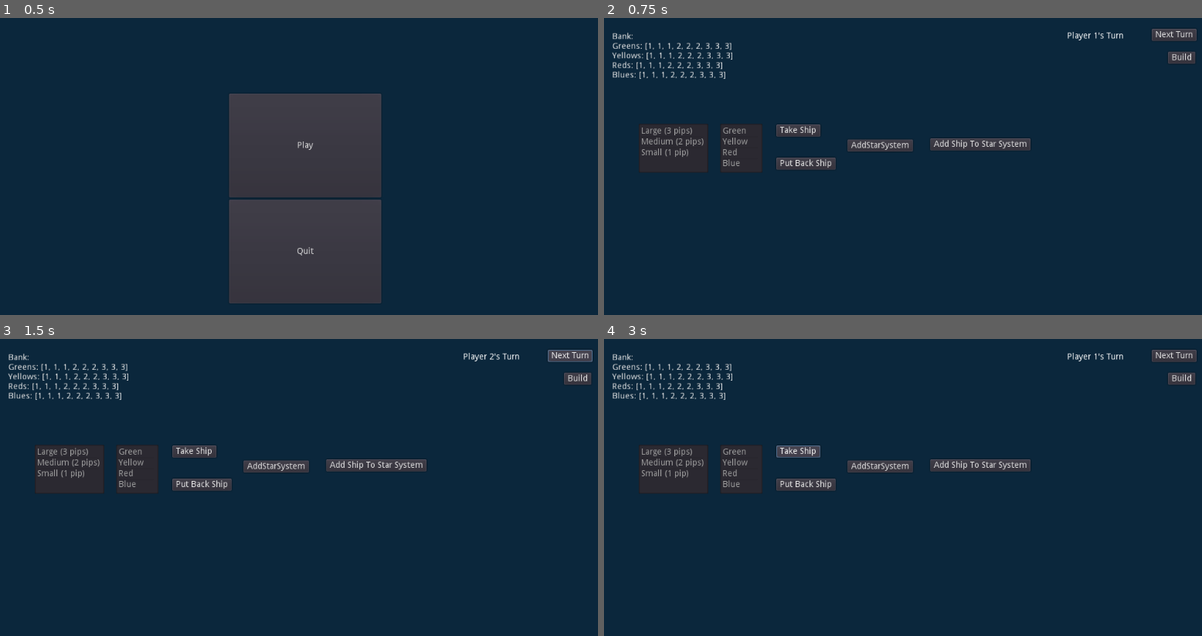
Above: before the commit, frames 1-4 (two rows, left to right).
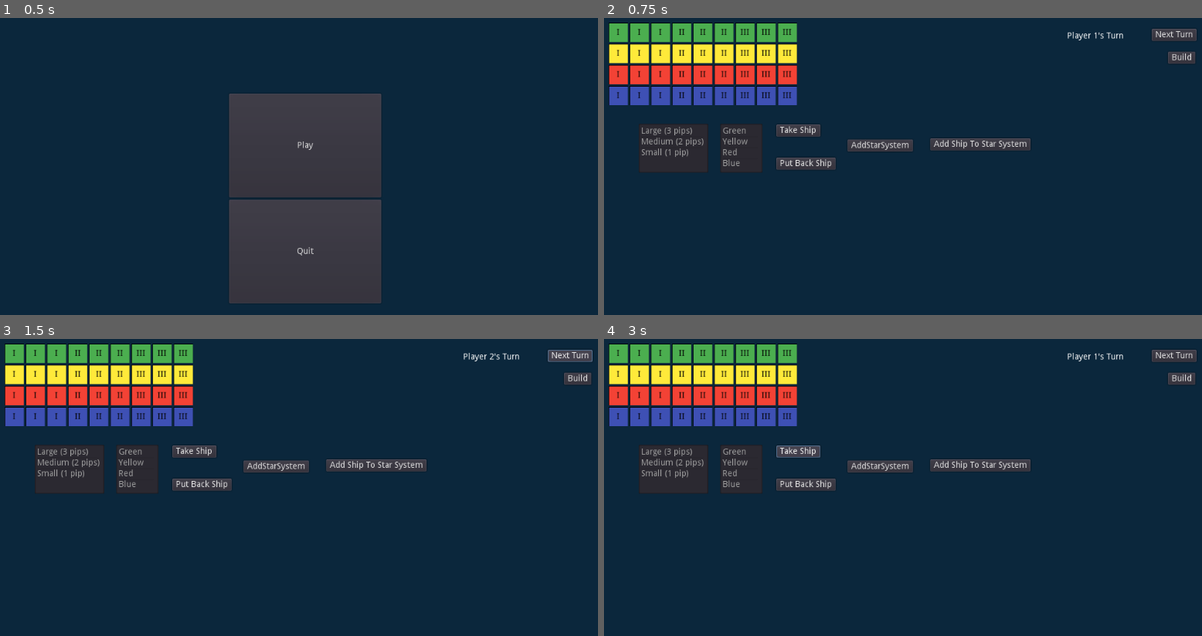
Above: after the commit, the same moments.

Repository: hamzasclone2/homeworlds
Game: Godot game, scene res://Scenes/MainMenu.tscn
The game is run twice, just before and just after one commit, with the same random seed, the same clock (stepped at 60 frames per second) and the same inputs.
Inputs:
- Up to frame 1 (0.5 s): no input
- Up to frame 2 (0.75 s): click "Play" at 0.5 s
- Up to frame 3 (1.5 s): click "Next Turn" at 1.25 s
- Up to frame 4 (3 s): click "Next Turn" at 2 s; click "Take Ship" at 2.75 s

Frame 1 is identical in both runs. In frame 2, 7.7% of the frame differs, in the area x 0-33%, y 1-30%; in frame 3, 7.7%; in frame 4, 7.7%.

Commit message:
added visual bank

Diff:
--- a/Scenes/Bank.tscn
+++ b/Scenes/Bank.tscn
@@ -4,47 +4,3 @@
 
 [node name="Bank" type="Node2D"]
 script = ExtResource( 1 )
-
-[node name="Label" type="Label" parent="."]
-margin_right = 40.0
-margin_bottom = 14.0
-text = "Bank:"
-__meta__ = {
-"_edit_use_anchors_": false
-}
-
-[node name="GreenLabel" type="Label" parent="."]
-margin_top = 16.0
-margin_right = 40.0
-margin_bottom = 30.0
-text = "Greens:"
-__meta__ = {
-"_edit_use_anchors_": false
-}
-
-[node name="YellowLabel" type="Label" parent="."]
-margin_top = 32.0
-margin_right = 50.0
-margin_bottom = 46.0
-text = "Yellows:"
-__meta__ = {
-"_edit_use_anchors_": false
-}
-
-[node name="RedLabel" type="Label" parent="."]
-margin_top = 48.0
-margin_right = 50.0
-margin_bottom = 62.0
-text = "Reds:"
-__meta__ = {
-"_edit_use_anchors_": false
-}
-
-[node name="BlueLabel" type="Label" parent="."]
-margin_top = 63.5
-margin_right = 50.0
-margin_bottom = 77.5
-text = "Blues:"
-__meta__ = {
-"_edit_use_anchors_": false
-}
--- /dev/null
+++ b/Scenes/BankSquare.gd
@@ -0,0 +1,45 @@
+extends Node2D
+
+onready var GreenSprite = get_node("GreenSprite")
+onready var YellowSprite = get_node("YellowSprite")
+onready var RedSprite = get_node("RedSprite")
+onready var BlueSprite = get_node("BlueSprite")
+onready var SizeLabel = get_node("SizeLabel")
+
+var color
+var size
+
+func init(inputColor, inputSize):
+	color = inputColor
+	size = inputSize
+
+	if(color == "Green"):
+		GreenSprite.visible = true
+		YellowSprite.visible = false
+		RedSprite.visible = false
+		BlueSprite.visible = false
+	elif(color == "Yellow"):
+		GreenSprite.visible = false
+		YellowSprite.visible = true
+		RedSprite.visible = false
+		BlueSprite.visible = false
+	elif(color == "Red"):
+		GreenSprite.visible = false
+		YellowSprite.visible = false
+		RedSprite.visible = true
+		BlueSprite.visible = false
+	elif(color == "Blue"):
+		GreenSprite.visible = false
+		YellowSprite.visible = false
+		RedSprite.visible = false
+		BlueSprite.visible = true
+
+	if(size == 1):
+		SizeLabel.text = "I"
+	elif(size == 2):
+		SizeLabel.text = "II"
+	elif(size == 3):
+		SizeLabel.text = "III"
+
+func _process(delta):
+	queue_free()
--- /dev/null
+++ b/Scenes/BankSquare.tscn
@@ -0,0 +1,45 @@
+[gd_scene load_steps=6 format=2]
+
+[ext_resource path="res://Images/redBankSquare.png" type="Texture" id=1]
+[ext_resource path="res://Images/greenBankSquare.png" type="Texture" id=2]
+[ext_resource path="res://Images/blueBankSquare.png" type="Texture" id=3]
+[ext_resource path="res://Images/yellowBankSquare.png" type="Texture" id=4]
+[ext_resource path="res://Scenes/BankSquare.gd" type="Script" id=5]
+
+[node name="BankSquare" type="Node2D"]
+script = ExtResource( 5 )
+
+[node name="GreenSprite" type="Sprite" parent="."]
+scale = Vector2( 0.5, 0.5 )
+texture = ExtResource( 2 )
+
+[node name="YellowSprite" type="Sprite" parent="."]
+visible = false
+scale = Vector2( 0.5, 0.5 )
+texture = ExtResource( 4 )
+
+[node name="RedSprite" type="Sprite" parent="."]
+visible = false
+scale = Vector2( 0.5, 0.5 )
+texture = ExtResource( 1 )
+
+[node name="BlueSprite" type="Sprite" parent="."]
+visible = false
+scale = Vector2( 0.5, 0.5 )
+texture = ExtResource( 3 )
+
+[node name="SizeLabel" type="Label" parent="."]
+modulate = Color( 0, 0, 0, 1 )
+anchor_left = 0.5
+anchor_top = 0.5
+anchor_right = 0.5
+anchor_bottom = 0.5
+margin_left = -20.0
+margin_top = -7.0
+margin_right = 20.0
+margin_bottom = 7.0
+text = "I"
+align = 1
+__meta__ = {
+"_edit_use_anchors_": false
+}
--- a/Scripts/Bank.gd
+++ b/Scripts/Bank.gd
@@ -5,26 +5,55 @@
 onready var available_reds = []
 onready var available_blues = []
 
-onready var gLabel: Label = get_node("GreenLabel")
-onready var yLabel: Label = get_node("YellowLabel")
-onready var rLabel: Label = get_node("RedLabel")
-onready var bLabel: Label = get_node("BlueLabel")
-
 func _ready():
 	available_greens = [1, 1, 1, 2, 2, 2, 3, 3, 3,]
 	available_yellows = [1, 1, 1, 2, 2, 2, 3, 3, 3,]
 	available_reds = [1, 1, 1, 2, 2, 2, 3, 3, 3,]
 	available_blues = [1, 1, 1, 2, 2, 2, 3, 3, 3,]
+	drawBank()
 
 func _process(delta):
 	available_greens.sort()
 	available_yellows.sort()
 	available_reds.sort()
 	available_blues.sort()
-	gLabel.text = "Greens: " + String(available_greens)
-	yLabel.text = "Yellows: " + String(available_yellows)
-	rLabel.text = "Reds: " + String(available_reds)
-	bLabel.text = "Blues: " + String(available_blues)
+	drawBank()
+
+func drawBank():
+	var square
+	var pos = 10
+	var yPos = 0
+	for i in available_greens:
+		square = load("Scenes/BankSquare.tscn").instance()
+		add_child(square)
+		square.init('Green', i)
+		square.position = Vector2(pos, yPos)
+		pos += 35
+	pos = 10
+	yPos += 35
+	for i in available_yellows:
+		square = load("Scenes/BankSquare.tscn").instance()
+		add_child(square)
+		square.init('Yellow', i)
+		square.position = Vector2(pos, yPos)
+		pos += 35
+	pos = 10
+	yPos += 35
+	for i in available_reds:
+		square = load("Scenes/BankSquare.tscn").instance()
+		add_child(square)
+		square.init('Red', i)
+		square.position = Vector2(pos, yPos)
+		pos += 35
+	pos = 10
+	yPos += 35
+	for i in available_blues:
+		square = load("Scenes/BankSquare.tscn").instance()
+		add_child(square)
+		square.init('Blue', i)
+		square.position = Vector2(pos, yPos)
+		pos += 35
+
 
 func takeGreen(size):
 	available_greens.erase(size)
Binary file added: Images/blueBankSquare.png
Not shown, added: Images/blueBankSquare.png.import
Binary file added: Images/greenBankSquare.png
Not shown, added: Images/greenBankSquare.png.import
Binary file added: Images/redBankSquare.png
Not shown, added: Images/redBankSquare.png.import
Binary file added: Images/yellowBankSquare.png
Not shown, added: Images/yellowBankSquare.png.import
